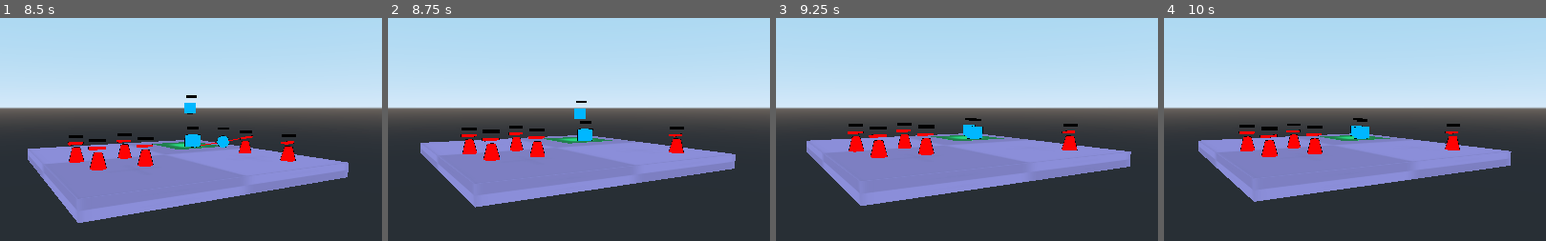
Above: before the commit, frames 1-4 (left to right).
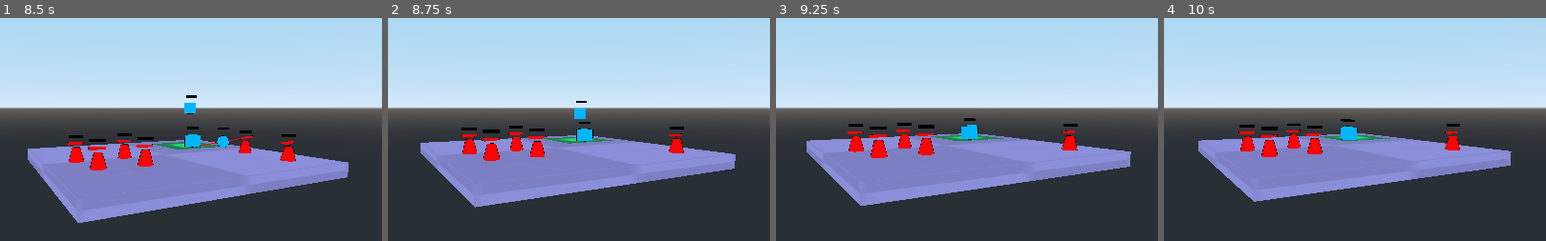
Above: after the commit, the same moments.

Repository: andresTapari/bug_rush
Game: Godot game, scene res://lvls/dev_lvl_combat.tscn
The game is run twice, just before and just after one commit, with the same random seed, the same clock (stepped at 60 frames per second) and the same inputs. The engine's default icon, where the game draws it, is replaced by a stand-in: a white triangle on a blue panel in a dark square.
Inputs (mouse positions are % of the whole screen's width and height, from its top left):
- Up to frame 1 (8.5 s): click "-" at 0.5 s; click "+" at 1.25 s; click "-" at 2 s; click "+" at 2.75 s; click "-" at 3.5 s; click "+" at 4.25 s; click "Atacar" at 5 s; tap Enter at 5.75 s; move the mouse to (72, 45) at 5.77 s; hold S (cam_down) 5.78-6.53 s; click (72, 45) at 5.92 s; move the mouse to (30, 55) at 6.52 s; tap A (cam_left) at 6.6 s; click (30, 55) at 6.67 s; move the mouse to (60, 28) at 7.27 s; hold D (cam_right) 7.28-8.03 s; click (60, 28) at 7.42 s; move the mouse to (45, 70) at 8.02 s; tap W (cam_up) at 8.1 s; click (45, 70) at 8.17 s
- Up to frame 2 (8.75 s): no input
- Up to frame 3 (9.25 s): move the mouse to (80, 65) at 8.77 s; hold Mouse wheel up (cam_zoom_in) from 8.78 s (still down); click (80, 65) at 8.92 s
- Up to frame 4 (10 s): move the mouse to (20, 35) at 9.52 s; release Mouse wheel up (cam_zoom_in) at 9.53 s; tap Mouse wheel down (cam_zoom_out) at 9.6 s; click (20, 35) at 9.67 s
The pictures show only the part of the screen within x 29-79%, y 22-72%; the shares and areas given below are measured in that part.

Frame 1 is identical in both runs. In frame 2, less than 0.1% of the frame differs, in the area x 49-54%, y 46-56%; in frame 3, 0.2%; in frame 4, 0.5%, in the area x 46-54%, y 44-55%.

Commit message:
Actualizar dev_lvl_combat.tscn, dev_lvl_combat.gd y unit.gd

Diff:
--- a/prototype_tapa/lvls/dev_lvl_combat.tscn
+++ b/prototype_tapa/lvls/dev_lvl_combat.tscn
@@ -54,4 +54,3 @@
 
 [node name="Spawner" parent="." instance=ExtResource( 1 )]
 transform = Transform( 1, 0, 0, 0, 1, 0, 0, 0, 1, -7.79934, 1.26164, -9.25345 )
-gold = 10
--- a/prototype_tapa/script/dev_lvl_combat.gd
+++ b/prototype_tapa/script/dev_lvl_combat.gd
@@ -8,6 +8,8 @@
 
 func set_targets()-> void:
 	var nodos:Array = get_children()
+	player_units.clear()
+	enemy_units.clear()
 	for element in nodos:
 		if element.is_in_group("player"):
 			player_units.push_front(element)
--- a/prototype_tapa/script/unit.gd
+++ b/prototype_tapa/script/unit.gd
@@ -35,6 +35,7 @@
 		if transform.origin.distance_to(target_pos) < 1.5:
 			target = null
 			velocity = Vector3.ZERO
+
 	#Si puede atacar
 	if ray_cast.is_colliding():
 		var temp = ray_cast.get_collider()
@@ -86,10 +87,3 @@
 
 func _on_Timer_timeout() -> void:
 	ready_to_hit = true
-
-
-func _on_KinematicBody_script_changed() -> void:
-	#solo para debug:
-	#actualiza los stats cuando ocurre un cambio en el script,
-	print("Se cambio el script")
-	pass # Replace with function body.
